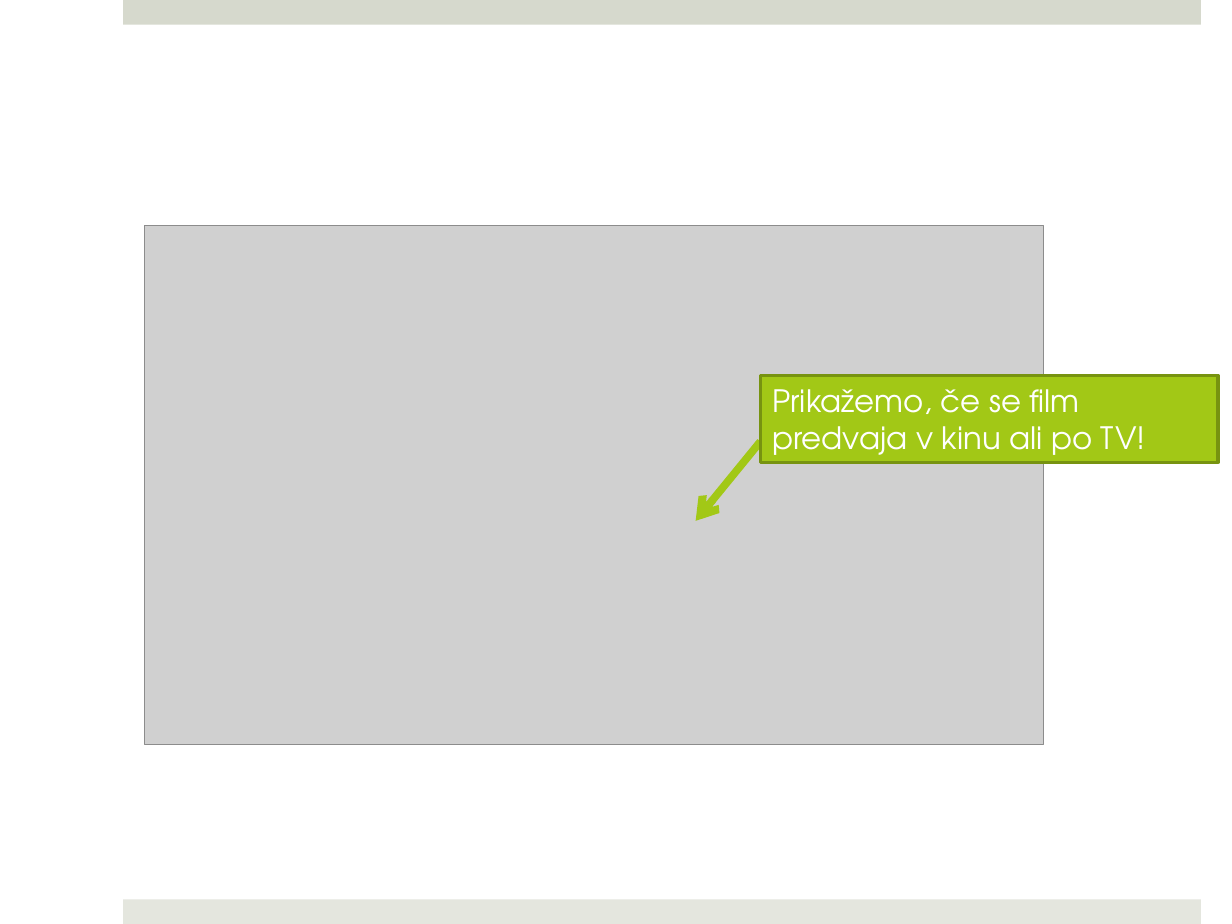
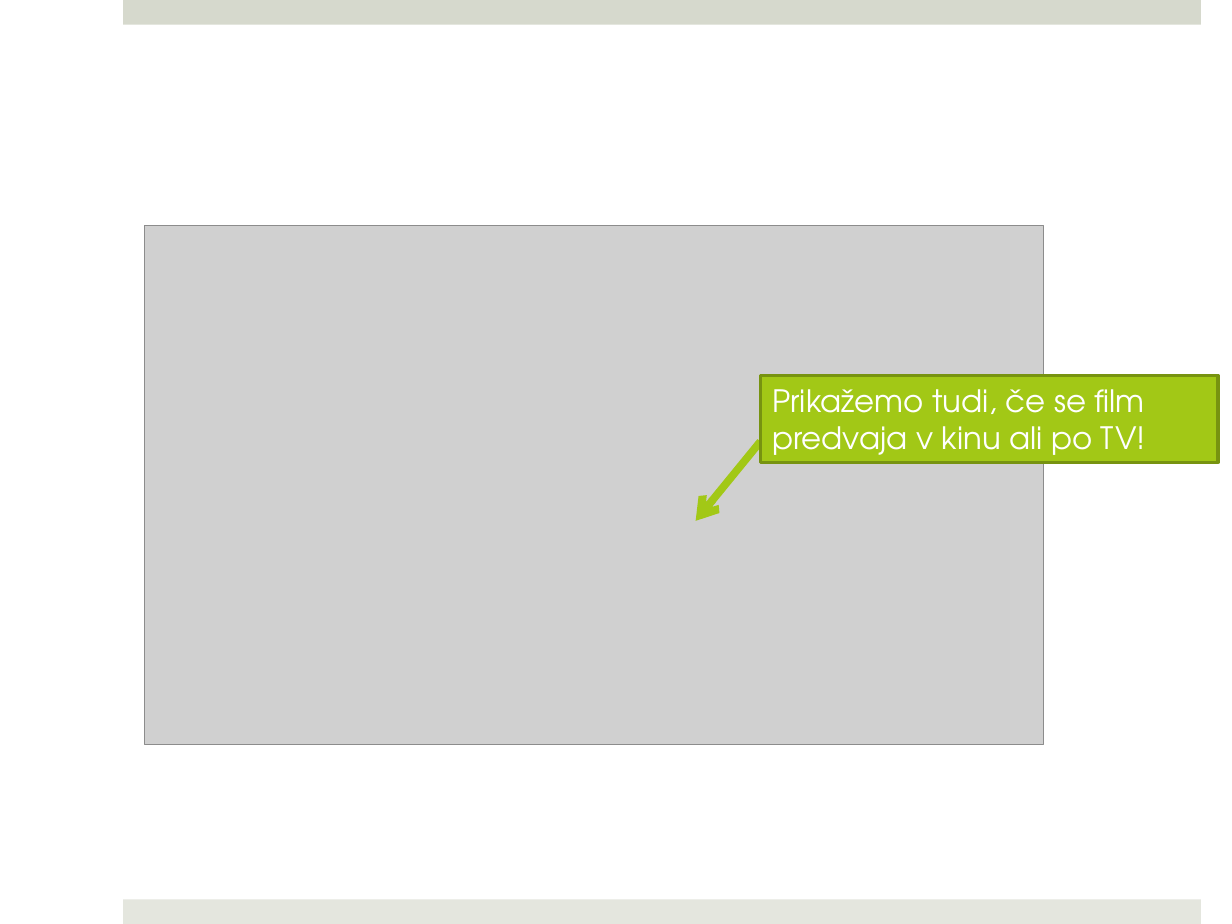
Before and after one commit to hauptanja/SP, a slide deck: slide 5 of SP_predstavitev.pptx. Drawn at 1232x924 pixels with LibreOffice and Linux fonts; fonts in the diff are those of the drawing; grey boxes stand for pictures. Boxes give left, top, right and bottom in pixels: in the first picture for what was removed or moved away, otherwise in the second. Text is boxed around its words. In the diff, an @@ line names an element or a change of style, - is before the commit and + after.

```diff
--- a/SP_predstavitev.pptx
+++ b/SP_predstavitev.pptx
@@ text in rectangle at bbox=[773, 389, 1146, 464]: text changed @@
-Prikažemo, če se film predvaja v kinu ali po TV!
+Prikažemo tudi, če se film predvaja v kinu ali po TV!
```
Also in this commit, not shown: 1 slide added.
